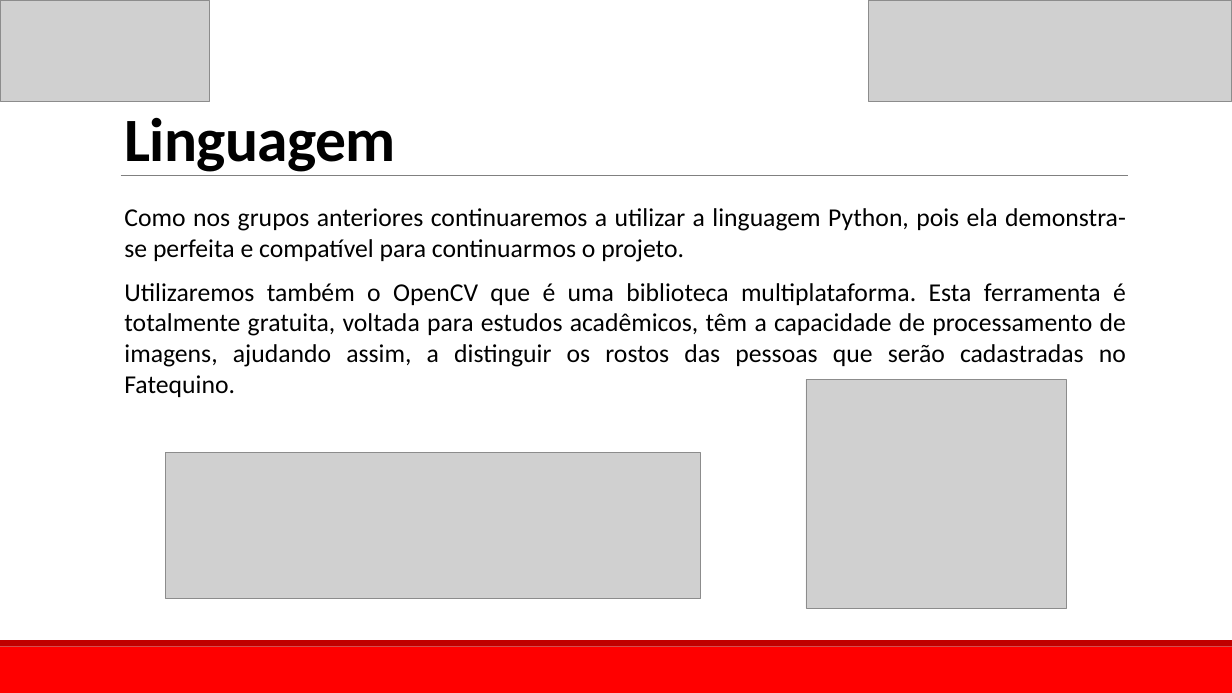
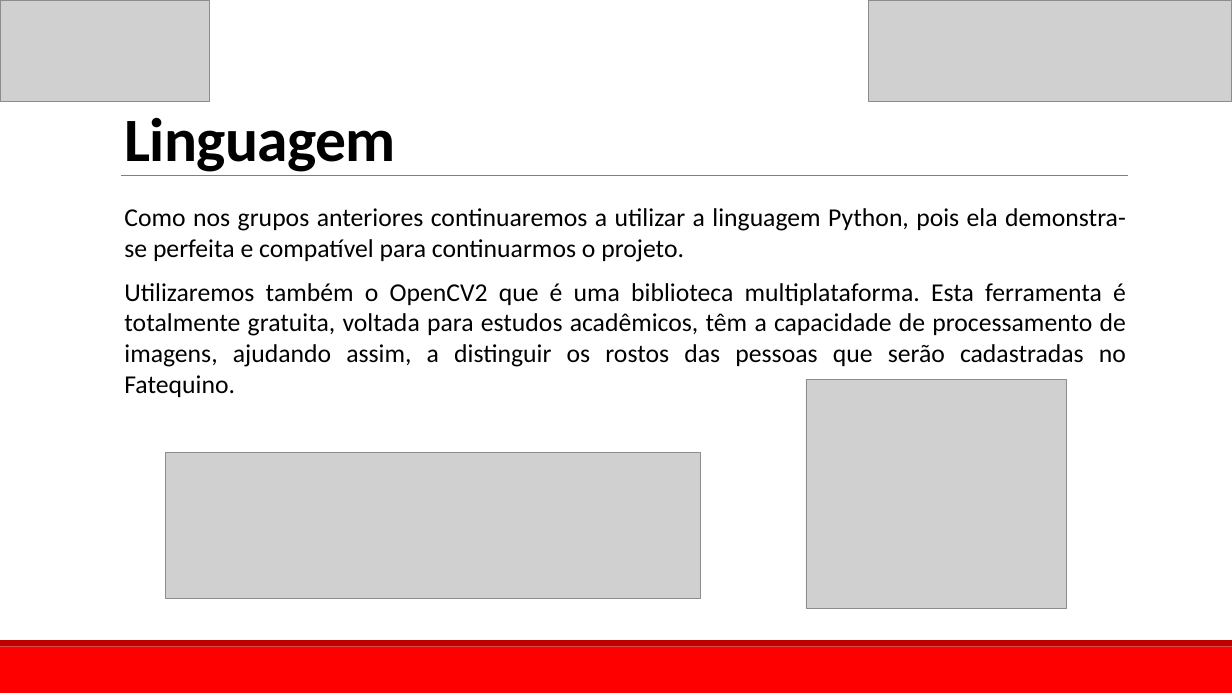
Before and after one commit to Fatequino/Fatequino, a slide deck: slide 7 of Visão/Documentação/Projeto_Fatequino_-_Visão.pptx (slide 6 before the commit). Drawn at 1232x693 pixels with LibreOffice and Linux fonts; fonts in the diff are those of the drawing; grey boxes stand for pictures. Boxes give left, top, right and bottom in pixels: in the first picture for what was removed or moved away, otherwise in the second. Text is boxed around its words. In the diff, an @@ line names an element or a change of style, - is before the commit and + after.

```diff
--- a/Visão/Documentação/Projeto_Fatequino_-_Visão.pptx
+++ b/Visão/Documentação/Projeto_Fatequino_-_Visão.pptx
@@ text at (x1=124, y1=283, x2=1126, y2=397): text changed @@
-Utilizaremos também o OpenCV que é uma biblioteca multiplataforma. Esta ferramenta é totalmente gratuita, voltada para estudos acadêmicos, têm a capacidade de processamento de imagens, ajudando assim, a distinguir os rostos das pessoas que serão cadastradas no Fatequino.
+Utilizaremos também o OpenCV2 que é uma biblioteca multiplataforma. Esta ferramenta é totalmente gratuita, voltada para estudos acadêmicos, têm a capacidade de processamento de imagens, ajudando assim, a distinguir os rostos das pessoas que serão cadastradas no Fatequino.
```
Also in this commit, not shown: 4 other slides changed, 1 slide added, 5 other files.
